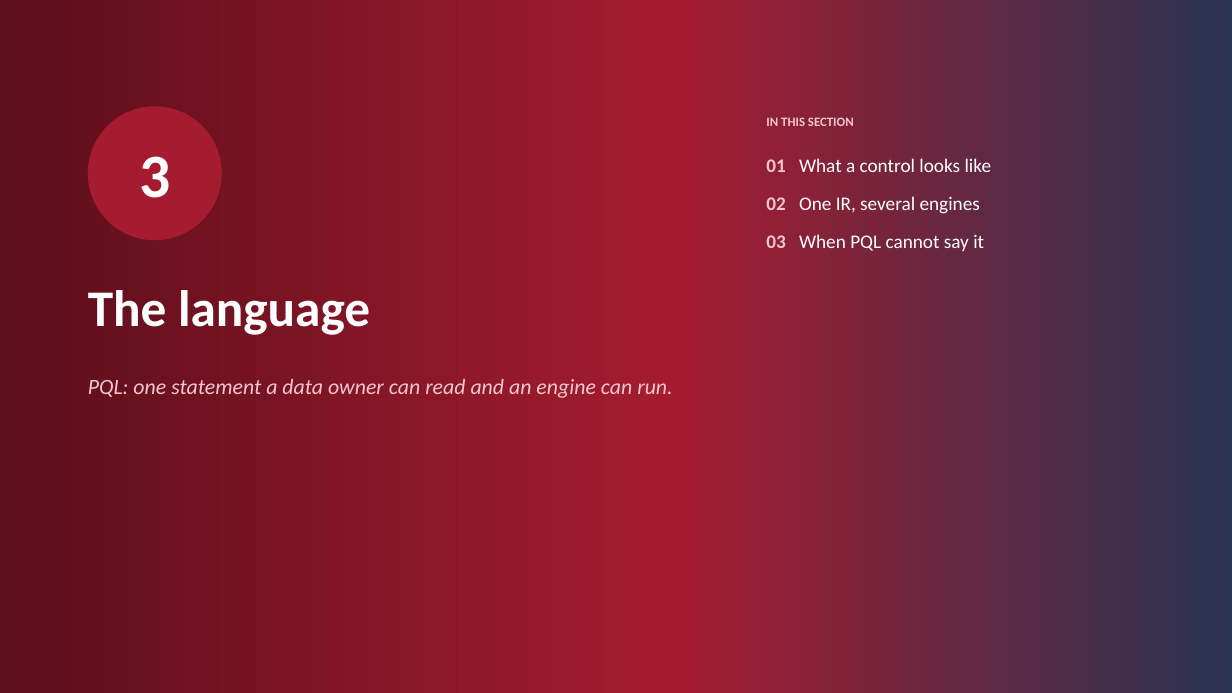
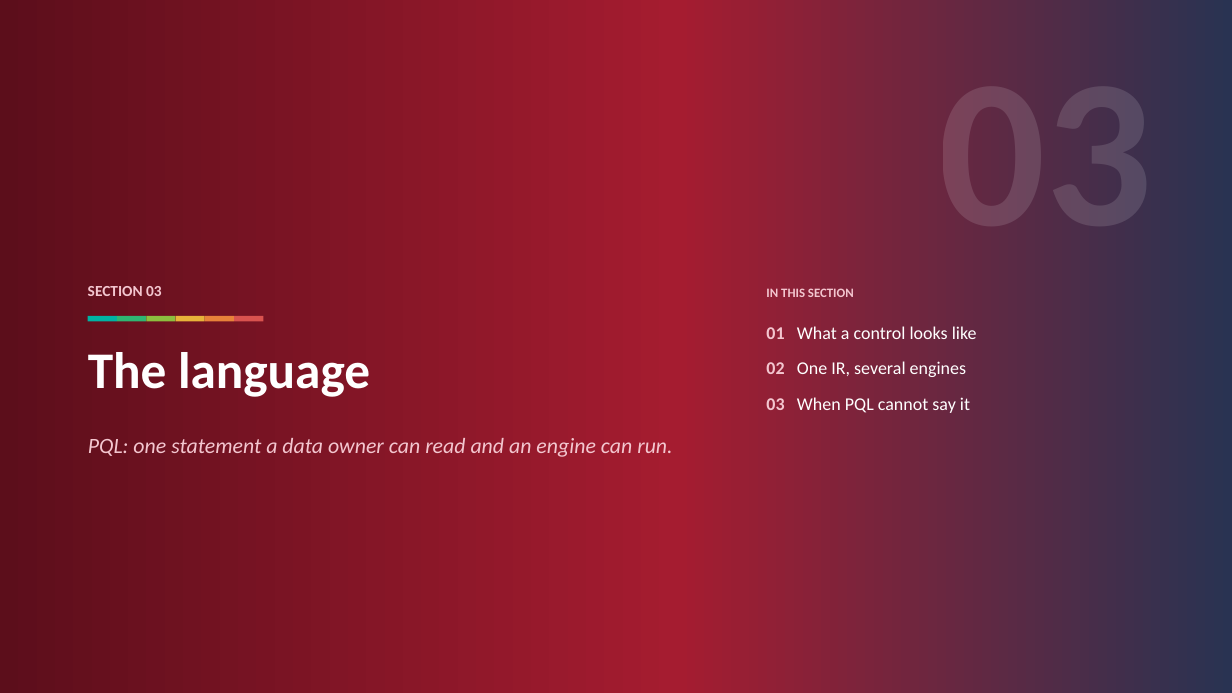
Before and after one commit to ajsinha/prama, a slide deck: slide 20 of docs/publications/deck/Prama-Evidence-First-Data-Quality.pptx. Drawn at 1232x693 pixels with LibreOffice and Linux fonts; fonts in the diff are those of the drawing. Boxes give left, top, right and bottom in pixels: in the first picture for what was removed or moved away, otherwise in the second. Text is boxed around its words. In the diff, an @@ line names an element or a change of style, - is before the commit and + after.

Commit message:
Deck dividers carry the chapter number as a watermark, after DishtaYantra's
Each section divider now sets its number (01 to 10) very large in the top
right, white at 13% opacity, so it reads tone-on-tone across the whole
crimson-to-indigo gradient where a fixed tint would vanish on one end and shout
on the other. It replaces the numbered circle; a short band of the prism's six
rays sits above the title, and the section's contents sit beneath the number.

The rendered audit now gives LibreOffice a profile of its own: with the shared
one, a conversion fails outright whenever any other LibreOffice is running, and
one did during this change.

```diff
--- a/docs/publications/deck/Prama-Evidence-First-Data-Quality.pptx
+++ b/docs/publications/deck/Prama-Evidence-First-Data-Quality.pptx
@@ ellipse removed at (x1=88, y1=106, x2=222, y2=240) @@
-3
@@ text added at (x1=88, y1=286, x2=162, y2=296), 12 pt, text #F3C6CF, bold @@
+SECTION 03
@@ text "IN THIS SECTION" moved from (x1=766, y1=117, x2=854, y2=126) to (x1=766, y1=288, x2=854, y2=297) @@
@@ rectangle added at (x1=88, y1=316, x2=117, y2=322), fill #00B3A4 @@
@@ rectangle added at (x1=117, y1=316, x2=147, y2=322), fill #2FB673 @@
@@ rectangle added at (x1=146, y1=316, x2=176, y2=322), fill #8CBF3F @@
@@ rectangle added at (x1=176, y1=316, x2=205, y2=322), fill #E8B33A @@
@@ rectangle added at (x1=205, y1=316, x2=235, y2=322), fill #E8823A @@
@@ rectangle added at (x1=234, y1=316, x2=263, y2=322), fill #D9534F @@
@@ text "01 What a control looks ..." moved from (x1=766, y1=158, x2=992, y2=251) to (x1=766, y1=326, x2=977, y2=413) @@
@@ text "01 What a control looks ..." at (x1=766, y1=326, x2=977, y2=413): size 15 to 14 pt; less space between paragraphs @@
@@ text "The language" moved from (x1=88, y1=290, x2=370, y2=335) to (x1=88, y1=352, x2=370, y2=397) @@
@@ text "PQL: one statement a data ..." moved from (x1=88, y1=379, x2=672, y2=398) to (x1=88, y1=438, x2=672, y2=457) @@
```
Also in this commit, not shown: 9 other slides changed, 3 other files.
